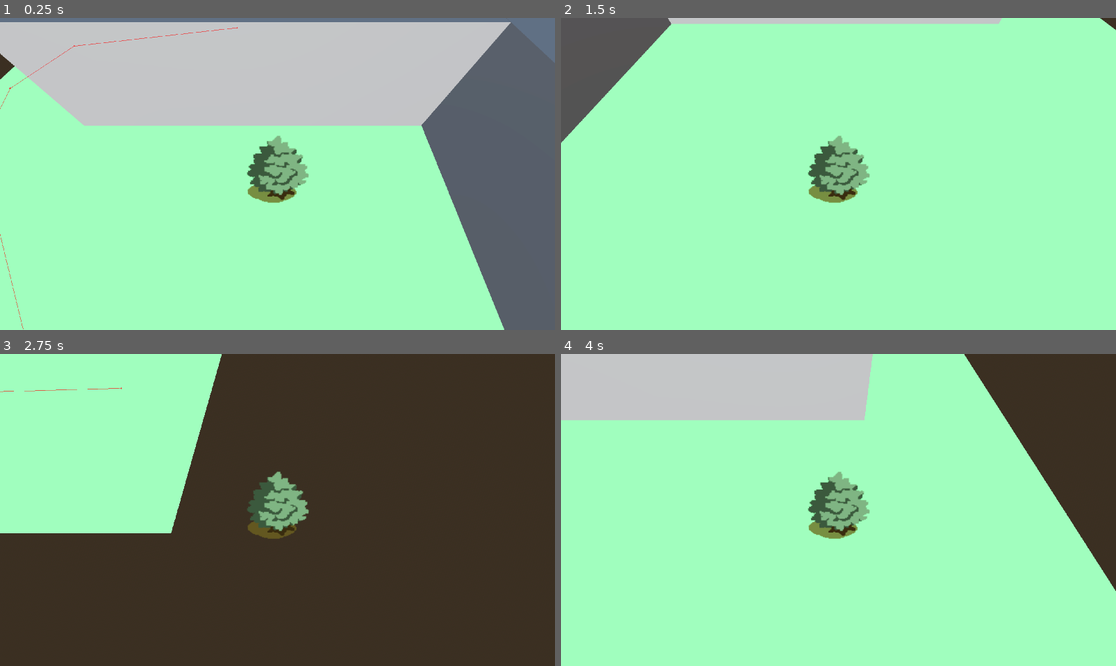
Above: before the commit, frames 1-4 (two rows, left to right).
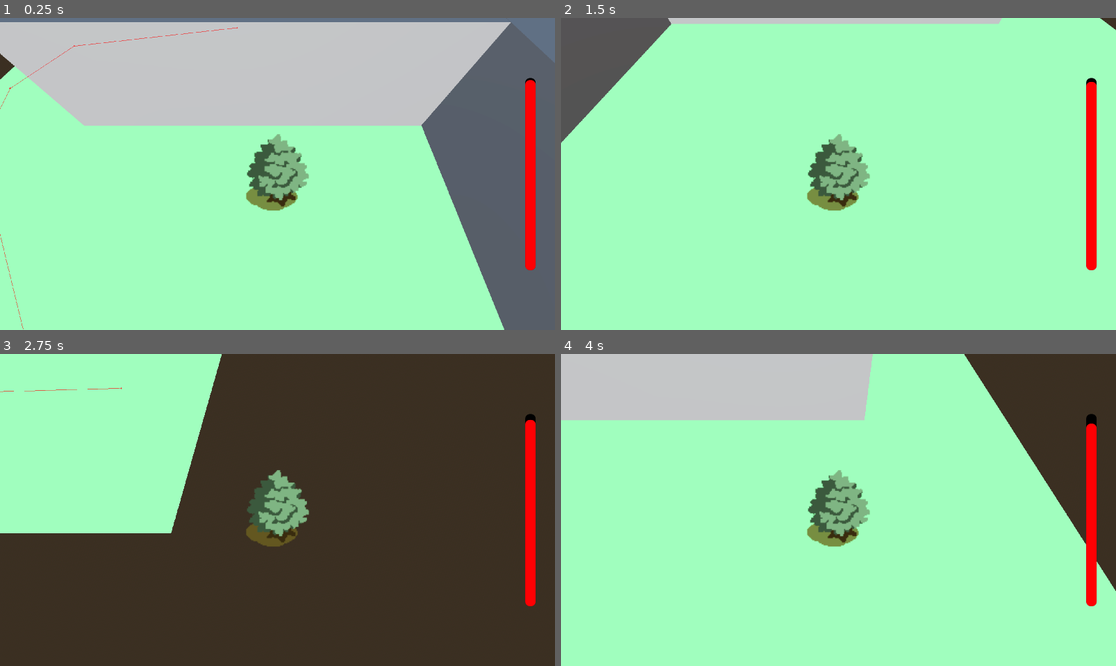
Above: after the commit, the same moments.

Repository: BrownRISDGameDevelopers/mosquito-simulator
Game: Godot game, scene res://scenes/LevelContainer.tscn
The game is run twice, just before and just after one commit, with the same random seed, the same clock (stepped at 60 frames per second) and the same inputs. This scene is started directly instead of the project's main scene.
Inputs:
- Up to frame 1 (0.25 s): no input
- Up to frame 2 (1.5 s): tap Enter (ui_accept) at 0.5, 0.77 s; hold D (right) 0.53-1.28 s; tap Space (suck) at 0.6, 1.35 s; hold S (down) from 1.28 s (still down)
- Up to frame 3 (2.75 s): tap Enter (ui_accept) at 1.52 s; release S (down) at 2.03 s; hold D (right) from 2.03 s (still down); tap Space (suck) at 2.1 s
- Up to frame 4 (4 s): release D (right) at 2.78 s; hold W (up) 2.78-3.53 s; tap Space (suck) at 2.85, 3.6 s; tap Enter (ui_accept) at 3.02, 3.77 s; hold A (left) from 3.53 s (still down)

The runs differ from the first frame. In frame 1, 2.0% of the frame differs, in the area x 44-97%, y 19-81%; in frame 2, 2.0%; in frame 3, 1.9%; in frame 4, 2.0%.
Error in both runs: Attempt to call function '_on_sucked_blood' in base 'null instance' on a null instance. (res://scripts/player.gd:48)

Commit message:
chore: fixes and re-org

Diff:
--- a/blood_bar.gd
+++ b/blood_bar.gd
@@ -28,10 +28,10 @@
 func update():
 	print("updating")
 	blood_left -= 1
-	$TextureProgressBar.value = blood_left
+	$ProgressBar.value = blood_left
 
 func _on_sucked_blood():
-	blood_left +=10
+	blood_left += 10
 	print("sucking blood")
-	if (blood_left >100):
+	if (blood_left > 100):
 		blood_left = 100
--- /dev/null
+++ b/scenes/BloodBar.tscn
@@ -0,0 +1,54 @@
+[gd_scene load_steps=4 format=3 uid="uid://byt7b6d8mkcsh"]
+
+[ext_resource type="Script" uid="uid://dvw2xug5adtq0" path="res://blood_bar.gd" id="1_oj3me"]
+
+[sub_resource type="StyleBoxFlat" id="StyleBoxFlat_mk6yt"]
+bg_color = Color(0, 0, 0, 1)
+corner_radius_top_left = 16
+corner_radius_top_right = 16
+corner_radius_bottom_right = 16
+corner_radius_bottom_left = 16
+
+[sub_resource type="StyleBoxFlat" id="StyleBoxFlat_qrlab"]
+bg_color = Color(1, 0, 0.016666412, 1)
+corner_radius_top_left = 16
+corner_radius_top_right = 16
+corner_radius_bottom_right = 16
+corner_radius_bottom_left = 16
+
+[node name="BloodBar" type="Control"]
+layout_mode = 3
+anchors_preset = 15
+anchor_right = 1.0
+anchor_bottom = 1.0
+grow_horizontal = 2
+grow_vertical = 2
+size_flags_horizontal = 3
+size_flags_vertical = 3
+script = ExtResource("1_oj3me")
+
+[node name="Timer" type="Timer" parent="."]
+autostart = true
+
+[node name="ProgressBar" type="ProgressBar" parent="."]
+layout_mode = 1
+anchors_preset = -1
+anchor_left = 0.9557292
+anchor_top = 0.5
+anchor_right = 0.9557292
+anchor_bottom = 0.5
+offset_left = -18.0
+offset_top = -332.5
+offset_right = 18.0
+offset_bottom = 332.5
+grow_horizontal = 2
+grow_vertical = 2
+theme_override_styles/background = SubResource("StyleBoxFlat_mk6yt")
+theme_override_styles/fill = SubResource("StyleBoxFlat_qrlab")
+value = 85.0
+rounded = true
+fill_mode = 3
+show_percentage = false
+metadata/_edit_use_anchors_ = true
+
+[connection signal="timeout" from="Timer" to="." method="_on_timer_timeout"]
--- a/scenes/LevelContainer.tscn
+++ b/scenes/LevelContainer.tscn
@@ -1,8 +1,9 @@
-[gd_scene load_steps=4 format=3 uid="uid://dkd675tlyb8ra"]
+[gd_scene load_steps=5 format=3 uid="uid://dkd675tlyb8ra"]
 
-[ext_resource type="Script" uid="uid://cea4mxa35k4wb" path="res://scripts/level_container.gd" id="1_etwxj"]
+[ext_resource type="Script" path="res://scripts/level_container.gd" id="1_etwxj"]
 [ext_resource type="PackedScene" uid="uid://ugb4dl0qkpih" path="res://scenes/Map.tscn" id="2_h42ee"]
 [ext_resource type="PackedScene" uid="uid://21duxb65jl10" path="res://scenes/SwatMinigame.tscn" id="3_tsmwp"]
+[ext_resource type="PackedScene" uid="uid://byt7b6d8mkcsh" path="res://scenes/BloodBar.tscn" id="4_x305a"]
 
 [node name="LevelContainer" type="Control"]
 layout_mode = 3
@@ -44,4 +45,7 @@
 
 [node name="Map" parent="MapViewport/SubViewport" instance=ExtResource("2_h42ee")]
 
+[node name="BloodBar" parent="." instance=ExtResource("4_x305a")]
+layout_mode = 1
+
 [connection signal="minigame_toggle" from="MapViewport/SubViewport/Map" to="." method="_on_map_minigame_toggle"]
--- a/scenes/Player.tscn
+++ b/scenes/Player.tscn
@@ -22,6 +22,7 @@
 
 [node name="Sprite3D" type="Sprite3D" parent="."]
 transform = Transform3D(1, 0, 0, 0, 0.8660254, 0.5, 0, -0.5, 0.8660254, 0, 0, 0)
+billboard = 1
 texture = ExtResource("2_3li8b")
 
 [node name="Area3D" type="Area3D" parent="."]
